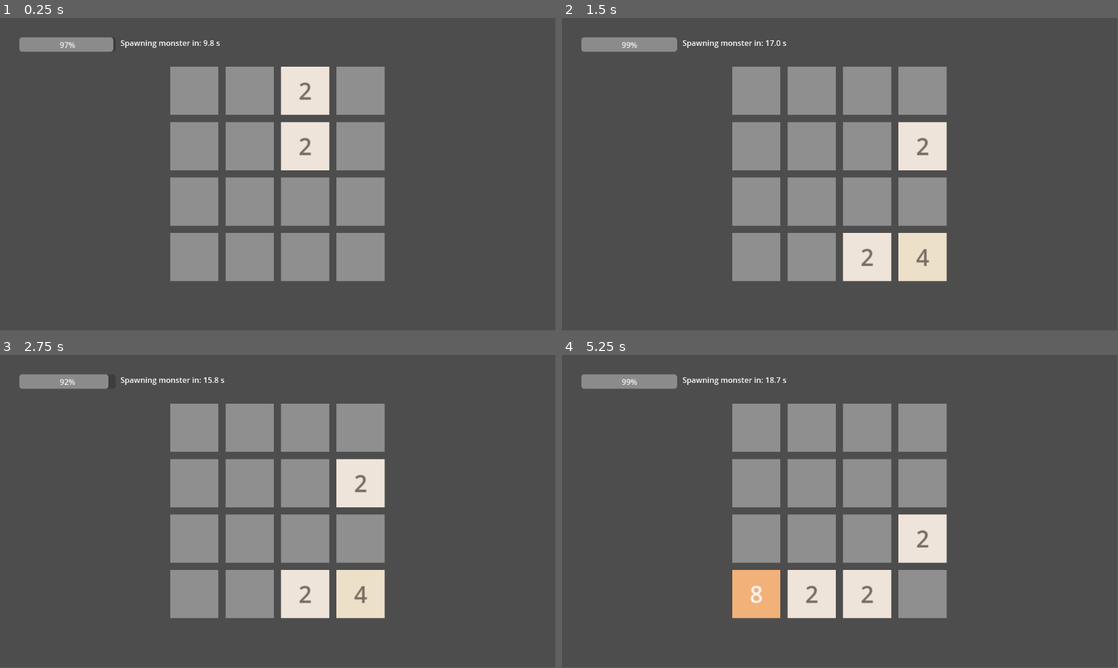
Above: before the commit, frames 1-4 (two rows, left to right).
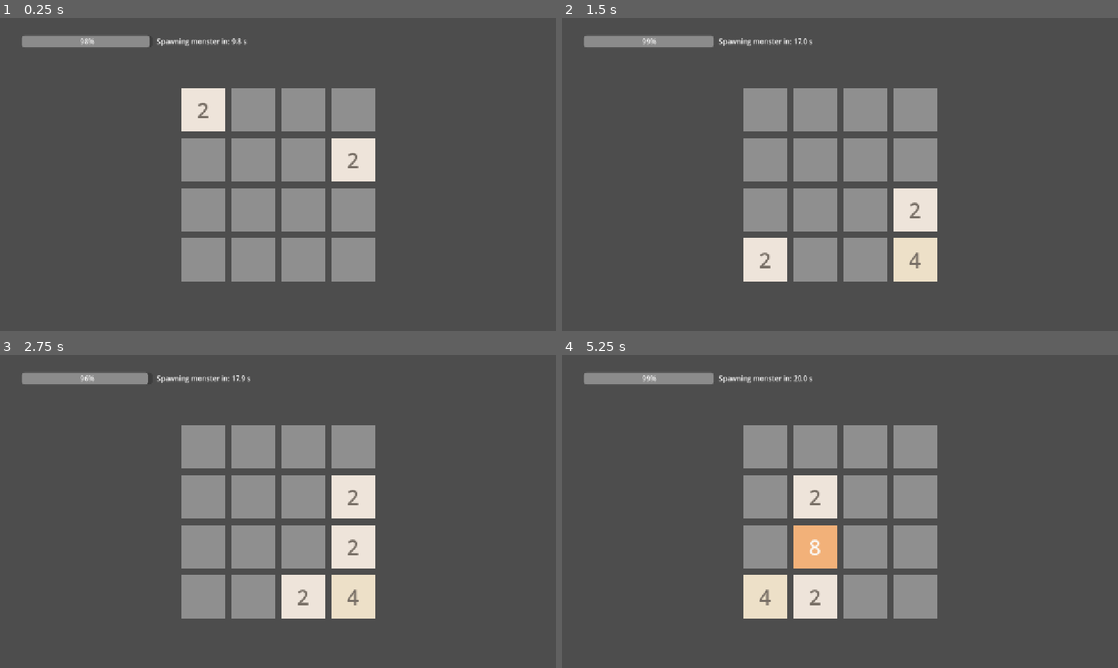
Above: after the commit, the same moments.

Repository: C76GN/2048-all-in-one
Game: Godot game, scene res://scenes/main.tscn
Same seed, same stepped clock (60 frames per second), same inputs: the game is played once before the commit and once after it.
Inputs:
- Up to frame 1 (0.25 s): no input
- Up to frame 2 (1.5 s): hold D (move_right) 0.53-1.28 s; tap Enter at 1.25 s; hold S (move_down) from 1.28 s (still down)
- Up to frame 3 (2.75 s): tap Space at 2 s; release S (move_down) at 2.03 s; hold D (move_right) from 2.03 s (still down)
- Up to frame 4 (5.25 s): release D (move_right) at 2.78 s; hold W (move_up) 2.78-3.53 s; tap Enter at 3.5 s; hold A (move_left) 3.53-5.03 s; tap Space at 4.25 s; hold S (move_down) from 5.03 s (still down)
The window is 799x449 before the commit and 800x450 after it. Grey fills any space a smaller window leaves; there, only what the larger window draws over its background counts as a difference.

The runs differ from the first frame. In frame 1, 15% of the frame differs, in the area x 3-70%, y 5-85%; in frame 2, 15%; in frame 3, 13%; in frame 4, 16%.

Commit message:
Refactor UI to use Control nodes and improve layout
Converted main scene and tile scene root nodes from Node2D/Control to Control/Node2D for better UI scaling and layout. Updated node hierarchy to use containers for responsive design. Adjusted scripts to reference nodes by unique names and fixed grid iteration bugs. Improved randomization and board sizing logic for consistency with new UI structure.

Diff:
--- a/project.godot
+++ b/project.godot
@@ -14,6 +14,12 @@
 run/main_scene="uid://28ale2iku1n4"
 config/features=PackedStringArray("4.4", "Forward Plus")
 config/icon="res://icon.svg"
+
+[display]
+
+window/size/viewport_width=1280
+window/size/viewport_height=720
+window/stretch/mode="canvas_items"
 
 [input]
 
--- a/scenes/main.tscn
+++ b/scenes/main.tscn
@@ -3,24 +3,62 @@
 [ext_resource type="Script" uid="uid://fmrvmyx3dskq" path="res://scripts/main.gd" id="1_o5qli"]
 [ext_resource type="Script" uid="uid://boe2tlkv8ivfw" path="res://scripts/game_board.gd" id="2_0wfyh"]
 
-[node name="Main" type="Node2D"]
+[node name="Main" type="Control"]
+layout_mode = 3
+anchors_preset = 15
+anchor_right = 1.0
+anchor_bottom = 1.0
+grow_horizontal = 2
+grow_vertical = 2
 script = ExtResource("1_o5qli")
 
-[node name="ProgressBar" type="ProgressBar" parent="."]
-offset_left = 40.0
-offset_top = 40.0
-offset_right = 240.0
-offset_bottom = 70.0
+[node name="MarginContainer" type="MarginContainer" parent="."]
+layout_mode = 1
+anchors_preset = 15
+anchor_right = 1.0
+anchor_bottom = 1.0
+grow_horizontal = 2
+grow_vertical = 2
+theme_override_constants/margin_left = 40
+theme_override_constants/margin_top = 40
+theme_override_constants/margin_right = 40
+theme_override_constants/margin_bottom = 40
 
-[node name="Label" type="Label" parent="."]
-offset_left = 250.0
-offset_top = 40.0
-offset_right = 290.0
-offset_bottom = 63.0
+[node name="VBoxContainer" type="VBoxContainer" parent="MarginContainer"]
+layout_mode = 2
+theme_override_constants/separation = 20
+
+[node name="TopUI" type="HBoxContainer" parent="MarginContainer/VBoxContainer"]
+layout_mode = 2
+size_flags_horizontal = 0
+theme_override_constants/separation = 10
+
+[node name="Spacer" type="Control" parent="MarginContainer/VBoxContainer/TopUI"]
+layout_mode = 2
+size_flags_horizontal = 3
+
+[node name="ProgressBar" type="ProgressBar" parent="MarginContainer/VBoxContainer/TopUI"]
+unique_name_in_owner = true
+custom_minimum_size = Vector2(300, 0)
+layout_mode = 2
+size_flags_vertical = 4
+step = 0.1
+value = 50.0
+
+[node name="Label" type="Label" parent="MarginContainer/VBoxContainer/TopUI"]
+unique_name_in_owner = true
+layout_mode = 2
 text = "Spawning monster in..."
 vertical_alignment = 1
 
-[node name="GameBoard" type="Node2D" parent="."]
+[node name="BoardHolder" type="CenterContainer" parent="MarginContainer/VBoxContainer"]
+layout_mode = 2
+size_flags_horizontal = 4
+size_flags_vertical = 6
+
+[node name="GameBoard" type="Control" parent="MarginContainer/VBoxContainer/BoardHolder"]
+unique_name_in_owner = true
+layout_mode = 2
 script = ExtResource("2_0wfyh")
 
-[node name="BoardContainer" type="Node2D" parent="GameBoard"]
+[node name="BoardContainer" type="Node2D" parent="MarginContainer/VBoxContainer/BoardHolder/GameBoard"]
--- a/scenes/tile.tscn
+++ b/scenes/tile.tscn
@@ -2,28 +2,16 @@
 
 [ext_resource type="Script" uid="uid://caysggyfw3ps7" path="res://scripts/tile.gd" id="1_3dk36"]
 
-[node name="Tile" type="Control"]
-layout_mode = 3
-anchors_preset = 0
-offset_right = 100.0
-offset_bottom = 100.0
+[node name="Tile" type="Node2D"]
 script = ExtResource("1_3dk36")
 
 [node name="Background" type="ColorRect" parent="."]
-layout_mode = 1
-anchors_preset = 15
-anchor_right = 1.0
-anchor_bottom = 1.0
-grow_horizontal = 2
-grow_vertical = 2
+offset_right = 100.0
+offset_bottom = 100.0
 
 [node name="ValueLabel" type="Label" parent="."]
-layout_mode = 1
-anchors_preset = 15
-anchor_right = 1.0
-anchor_bottom = 1.0
-grow_horizontal = 2
-grow_vertical = 2
+offset_right = 100.0
+offset_bottom = 100.0
 theme_override_colors/font_color = Color(0, 0, 0, 1)
 theme_override_font_sizes/font_size = 48
 text = "2"
--- a/scripts/game_board.gd
+++ b/scripts/game_board.gd
@@ -3,7 +3,7 @@
 # 该脚本负责管理整个游戏棋盘的核心逻辑。
 # 它处理包括棋盘的初始化、方块的生成、移动、合并、战斗以及胜负条件的判断。
 # 通过信号与主场景(Main.gd)进行通信，实现了逻辑与表现的分离。
-extends Node2D
+extends Control
 
 # --- 信号定义 ---
 
@@ -34,6 +34,7 @@
 # --- 节点引用 ---
 
 # 棋盘容器，所有方块的父节点，方便统一管理和定位。
+# 注意：这里的$BoardContainer路径是相对于当前脚本所在的GameBoard节点，所以无需修改。
 @onready var board_container: Node2D = $BoardContainer
 
 
@@ -43,8 +44,10 @@
 	_initialize_grid()
 	# 绘制棋盘的背景单元格。
 	_draw_board()
-	# 将整个棋盘居中显示。
-	_center_board()
+	# 计算棋盘的总像素尺寸
+	var board_side_length = GRID_SIZE * CELL_SIZE + (GRID_SIZE - 1) * SPACING
+	# 设置当前Control节点的最小尺寸
+	self.custom_minimum_size = Vector2(board_side_length, board_side_length)
 
 	# 游戏开始时生成两个初始玩家方块。
 	spawn_tile()
@@ -94,8 +97,11 @@
 func spawn_tile() -> void:
 	var empty_cells = _get_empty_cells()
 	if empty_cells.is_empty(): return
-
-	var spawn_pos: Vector2i = empty_cells.pick_random()
+	# 使用随机数生成器选择一个随机空位。
+	var rng = RandomNumberGenerator.new()
+	rng.randomize()
+	var spawn_pos: Vector2i = empty_cells[rng.randi_range(0, empty_cells.size() - 1)]
+
 	var new_tile = TileScene.instantiate()
 
 	board_container.add_child(new_tile)
@@ -137,7 +143,7 @@
 ## 初始化网格，创建一个填满 'null' 的二维数组。
 func _initialize_grid():
 	grid.resize(GRID_SIZE)
-	for x in GRID_SIZE:
+	for x in range(GRID_SIZE):
 		grid[x] = []
 		grid[x].resize(GRID_SIZE)
 		grid[x].fill(null)
@@ -152,19 +158,12 @@
 			cell_bg.color = Color("8f8f8f")
 			board_container.add_child(cell_bg)
 
-## 计算并设置棋盘的位置，使其在游戏窗口中居中。
-func _center_board():
-	var viewport_size = get_viewport_rect().size
-	var board_total_size = (GRID_SIZE * CELL_SIZE) + (GRID_SIZE - 1) * SPACING
-	var top_left_position = (viewport_size - Vector2(board_total_size, board_total_size)) / 2.0
-	self.position = top_left_position
-
 ## 遍历整个网格，返回所有空格子坐标的数组。
 ## @return: 一个包含所有空单元格 Vector2i 坐标的数组。
 func _get_empty_cells() -> Array:
 	var empty_cells = []
-	for x in GRID_SIZE:
-		for y in GRID_SIZE:
+	for x in range(GRID_SIZE):
+		for y in range(GRID_SIZE):
 			if grid[x][y] == null:
 				empty_cells.append(Vector2i(x, y))
 	return empty_cells
@@ -264,7 +263,7 @@
 	var has_moved = false
 	if result_line.size() != line.size(): has_moved = true
 	else:
-		for idx in result_line.size():
+		for idx in range(result_line.size()): # <-- 修正循环
 			if (result_line[idx] == null and line[idx] != null) or \
 			   (result_line[idx] != null and line[idx] == null) or \
 			   (result_line[idx] != null and line[idx] != null and result_line[idx].get_instance_id() != line[idx].get_instance_id()):
@@ -289,8 +288,8 @@
 ## 检查游戏是否结束（胜利或失败）。
 func _check_game_over() -> void:
 	# 检查胜利条件：是否存在一个数值达到4096的玩家方块。
-	for x in GRID_SIZE:
-		for y in GRID_SIZE:
+	for x in range(GRID_SIZE):
+		for y in range(GRID_SIZE):
 			var tile = grid[x][y]
 			if tile != null and tile.type == tile.TileType.PLAYER and tile.value >= 4096:
 				game_won.emit()
@@ -299,19 +298,18 @@
 	# 如果棋盘已满，则检查失败条件。
 	if _get_empty_cells().is_empty():
 		# 遍历棋盘，检查是否存在任何可能的移动（相邻方块可合并或战斗）。
-		for x in GRID_SIZE:
-			for y in GRID_SIZE:
+		for x in range(GRID_SIZE):
+			for y in range(GRID_SIZE):
 				var current_tile = grid[x][y]
 				# 检查右侧相邻方块。
 				if x + 1 < GRID_SIZE:
 					var right_tile = grid[x+1][y]
-					# 如果类型不同（可战斗）或数值相同（可合并），说明还能移动，游戏未失败。
-					if current_tile.type != right_tile.type or current_tile.value == right_tile.value:
+					if right_tile != null and (current_tile.type != right_tile.type or current_tile.value == right_tile.value):
 						return
 				# 检查下方相邻方块。
 				if y + 1 < GRID_SIZE:
 					var down_tile = grid[x][y+1]
-					if current_tile.type != down_tile.type or current_tile.value == down_tile.value:
+					if down_tile != null and (current_tile.type != down_tile.type or current_tile.value == down_tile.value):
 						return
 
 		# 如果遍历完所有方块都没有找到可移动的组合，则游戏失败。
--- a/scripts/main.gd
+++ b/scripts/main.gd
@@ -6,7 +6,7 @@
 # 2. 管理怪物生成计时器和相关的UI显示。
 # 3. 接收来自 GameBoard 的信号，并据此更新游戏状态（如增加时间、处理胜负）。
 # 4. 控制游戏的暂停与恢复。
-extends Node2D
+extends Control
 
 # --- 常量配置 ---
 
@@ -19,12 +19,10 @@
 
 # --- 节点引用 ---
 
-# 对游戏棋盘（GameBoard）节点的引用。
-@onready var game_board = $GameBoard
-# 对怪物生成倒计时进度条的引用。
-@onready var progress_bar: ProgressBar = $ProgressBar
-# 对显示倒计时文本标签的引用。
-@onready var timer_label: Label = $Label
+# 使用唯一名称(%)获取节点引用
+@onready var game_board = %GameBoard
+@onready var progress_bar: ProgressBar = %ProgressBar
+@onready var timer_label: Label = %Label
 
 # --- 状态变量 ---
 
@@ -36,21 +34,19 @@
 
 # Godot生命周期函数：当节点进入场景树时调用。
 func _ready() -> void:
-	# 建立与 GameBoard 信号的连接，这是实现逻辑解耦的关键。
-	# 当棋盘完成移动时，调用 _on_game_board_move_made 函数。
+	# 建立与 GameBoard 信号的连接
+
 	game_board.move_made.connect(_on_game_board_move_made)
-	# 当棋盘判断游戏胜利时，调用 _on_game_won 函数。
 	game_board.game_won.connect(_on_game_won)
-	# 当棋盘判断游戏失败时，调用 _on_game_lost 函数。
 	game_board.game_lost.connect(_on_game_lost)
 
 	# 初始化并启动怪物生成计时器。
 	_setup_monster_timer()
 
 # Godot生命周期函数：每帧调用。
-func _process(delta: float) -> void:
+func _process(_delta: float) -> void:
 	# 此处负责实时更新UI元素，以反映计时器的当前状态。
-	if monster_spawn_timer != null:
+	if monster_spawn_timer != null and monster_spawn_timer.time_left > 0:
 		progress_bar.max_value = monster_spawn_timer.wait_time
 		progress_bar.value = monster_spawn_timer.time_left
 		timer_label.text = "Spawning monster in: %.1f s" % monster_spawn_timer.time_left
@@ -92,8 +88,8 @@
 	var monster_value = _calculate_monster_value()
 	# 指示 GameBoard 在棋盘上生成这个怪物。
 	game_board.spawn_monster(monster_value)
-	# 重置计时器的等待时间为初始值（注意：计时器可能因玩家移动而有额外时间）。
-	monster_spawn_timer.wait_time = INITIAL_SPAWN_INTERVAL
+	# 重置并重启计时器
+	monster_spawn_timer.start(INITIAL_SPAWN_INTERVAL)
 
 ## 根据当前玩家方块的最大值，计算新生成怪物的数值。
 ## 采用加权随机算法，玩家越强，可能出现的怪物也越强，但低级怪物依然占多数。
@@ -108,7 +104,6 @@
 	if k < 1: k = 1
 
 	# 生成可能的怪物数值列表和对应的权重列表。
-	# 权重与数值成反比，即数值越小，权重越高，被抽中的概率越大。
 	var weights = []
 	var possible_values = []
 	for i in range(1, k + 1):
@@ -116,10 +111,18 @@
 		weights.append(k - i + 1)
 
 	# 执行加权随机选择。
-	var total_weight = weights.reduce(func(acc, w): return acc + w, 0)
-	var random_pick = randi_range(1, total_weight)
+	var total_weight = 0
+	for w in weights:
+		total_weight += w
+
+	if total_weight == 0: return 2 # 避免除零错误
+
+	var rng = RandomNumberGenerator.new()
+	rng.randomize()
+	var random_pick = rng.randi_range(1, total_weight)
+
 	var cumulative_weight = 0
-	for i in weights.size():
+	for i in range(weights.size()):
 		cumulative_weight += weights[i]
 		if random_pick <= cumulative_weight:
 			return possible_values[i]
--- a/scripts/tile.gd
+++ b/scripts/tile.gd
@@ -3,12 +3,12 @@
 # 该脚本定义了棋盘上单个方块的行为和外观。
 # 每个方块节点都挂载此脚本，负责管理自身的数值、类型（玩家或怪物），
 # 并根据这些属性更新其背景颜色和显示的文本。
-extends Control
+extends Node2D
 
 # --- 枚举定义 ---
 
 # 定义方块的两种基本类型，用于区分逻辑和视觉表现。
-enum TileType { PLAYER, MONSTER }
+enum TileType {PLAYER, MONSTER}
 
 # --- 常量定义 ---
 
